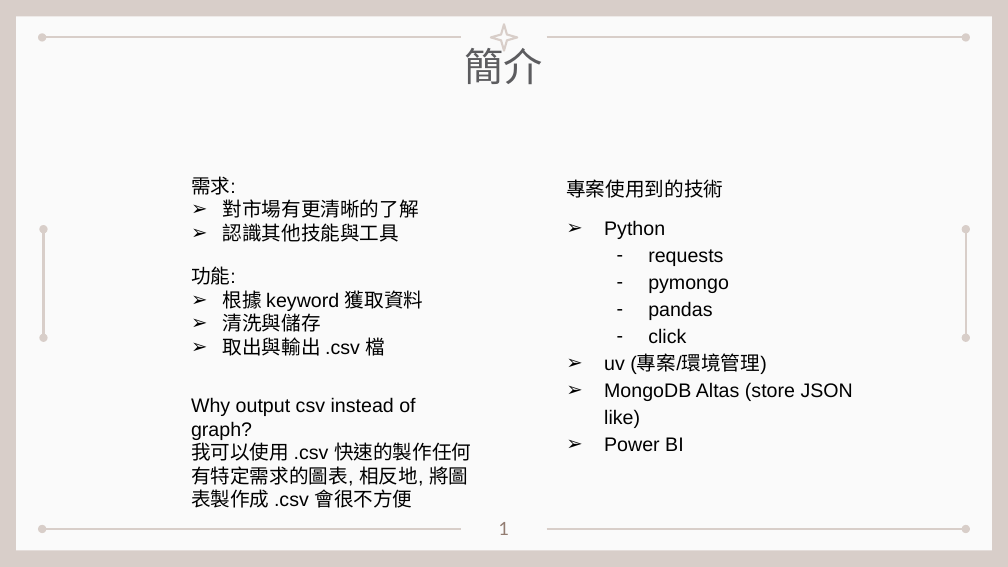
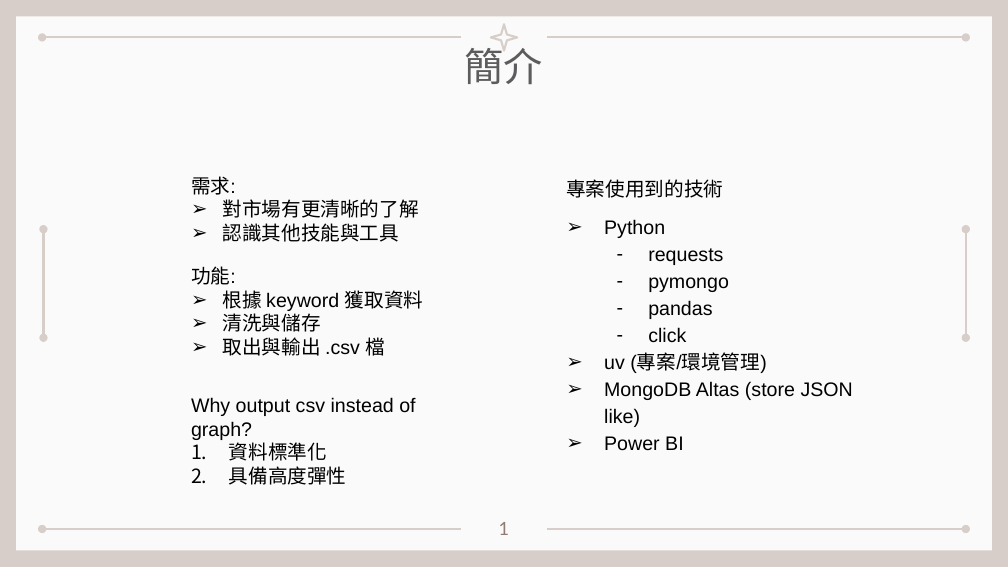
Before and after one commit to kionce57/Taiwan_Job_Market_Analysis, a slide deck: slide 2 of 程式介紹與展示.pptx. Drawn at 1008x567 pixels with LibreOffice and Linux fonts; fonts in the diff are those of the drawing. Boxes give left, top, right and bottom in pixels: in the first picture for what was removed or moved away, otherwise in the second. Text is boxed around its words. In the diff, an @@ line names an element or a change of style, - is before the commit and + after.

```diff
--- a/程式介紹與展示.pptx
+++ b/程式介紹與展示.pptx
@@ text at [229, 442, 347, 485]: text changed @@
-我可以使用 .csv 快速的製作任何有特定需求的圖表, 相反地, 將圖表製作成 .csv 會很不方便
+1. 資料標準化
+2. 具備高度彈性
```
Also in this commit, not shown: 7 other slides changed, 2 other files.
